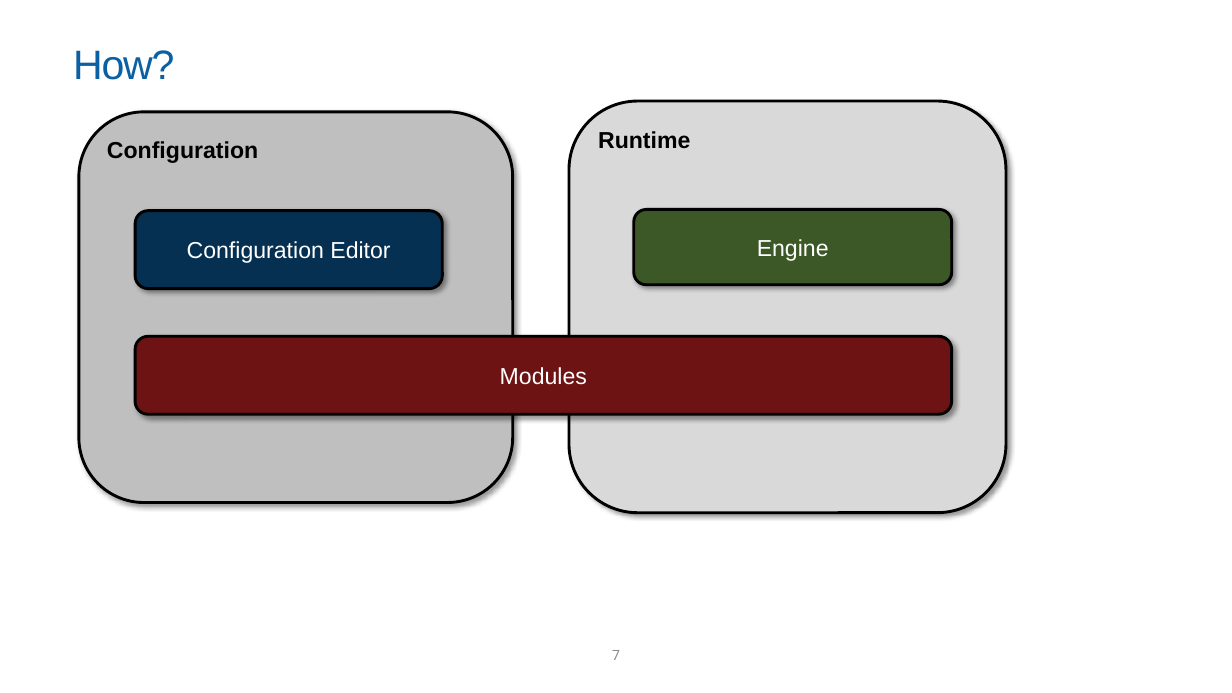
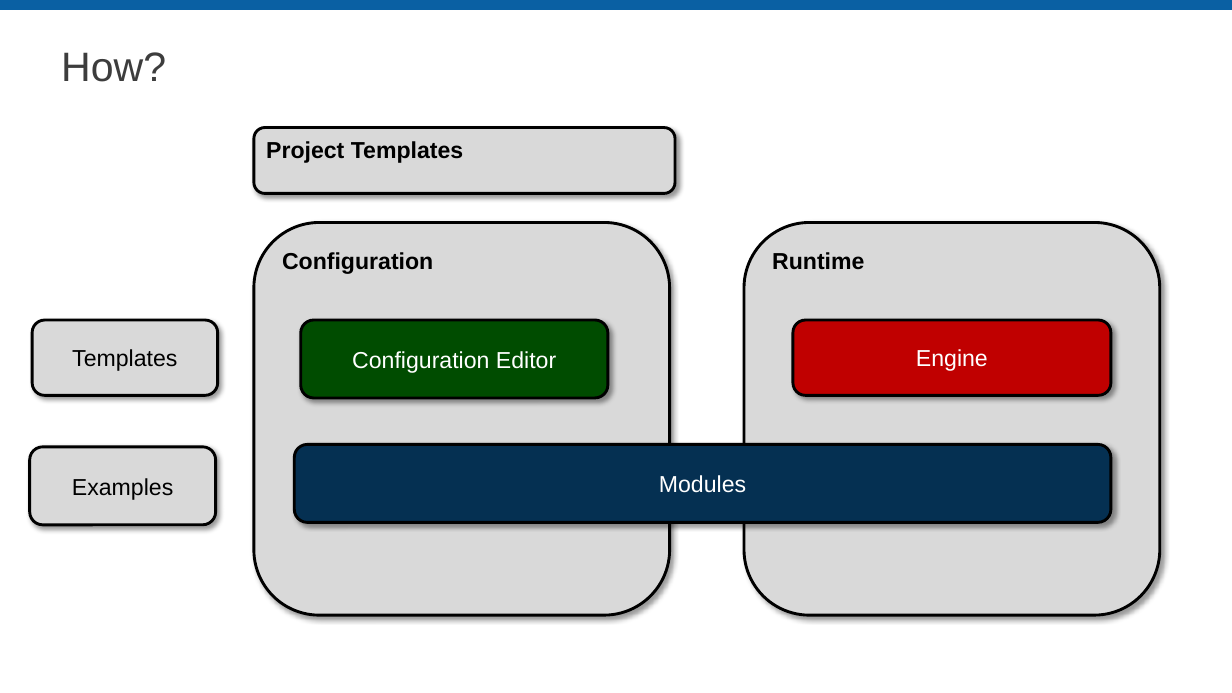
Before and after one commit to LabVIEW-DCAF/Documentation, a slide deck: slide 7 of Trunk/Presentations/A_Introduction to DCAF.pptx. Drawn at 1232x693 pixels with LibreOffice and Linux fonts; fonts in the diff are those of the drawing; background and template pictures are left out. Boxes give left, top, right and bottom in pixels: in the first picture for what was removed or moved away, otherwise in the second. Text is boxed around its words. In the diff, an @@ line names an element or a change of style, - is before the commit and + after.

Commit message:
Bringing changes from the Training to the Defaults
Cleaned up the templates, changed some of the graphs to match up with the content on the DCAF Training.

```diff
--- a/Trunk/Presentations/A_Introduction to DCAF.pptx
+++ b/Trunk/Presentations/A_Introduction to DCAF.pptx
@@ rectangle added at (x1=0, y1=0, x2=1232, y2=10), fill #0A60A3 @@
@@ title "How?" moved from (x1=73, y1=50, x2=174, y2=80) to (x1=61, y1=52, x2=166, y2=82) @@
@@ title "How?" at (x1=61, y1=52, x2=166, y2=82): text colour #0A60A3 to #3D3D3D, letter spacing -1 to 0 pt; line spacing 1 to 0.9 @@
@@ rounded rectangle added at (x1=254, y1=128, x2=676, y2=193), fill #D9D9D9, outline #000000 2.25 pt, 18 pt, text #000000, bold @@
+Project Templates
@@ rounded rectangle "Configuration" resized from (x1=79, y1=112, x2=513, y2=503) to (x1=254, y1=223, x2=670, y2=616) @@
@@ rounded rectangle "Configuration" at (x1=254, y1=223, x2=670, y2=616): fill #BFBFBF to #D9D9D9 @@
@@ rounded rectangle "Runtime" resized from (x1=569, y1=101, x2=1006, y2=513) to (x1=744, y1=223, x2=1160, y2=616) @@
@@ rounded rectangle added at (x1=32, y1=320, x2=218, y2=396), fill #D9D9D9, outline #000000 2.25 pt, 18 pt, text #000000 @@
+Templates
@@ rounded rectangle "Configuration Editor" moved from (x1=135, y1=211, x2=442, y2=288) to (x1=300, y1=320, x2=607, y2=397) @@
@@ rounded rectangle "Configuration Editor" at (x1=300, y1=320, x2=607, y2=397): fill #053052 to #004C00 @@
@@ rounded rectangle "Engine" moved from (x1=634, y1=210, x2=952, y2=286) to (x1=793, y1=320, x2=1111, y2=396) @@
@@ rounded rectangle "Engine" at (x1=793, y1=320, x2=1111, y2=396): fill #3C5827 to #C00000 @@
@@ rounded rectangle added at (x1=30, y1=447, x2=215, y2=525), fill #D9D9D9, outline #000000 2.25 pt, 18 pt, text #000000 @@
+Examples
@@ rounded rectangle "Modules" moved from (x1=135, y1=336, x2=952, y2=414) to (x1=295, y1=445, x2=1112, y2=522) @@
@@ rounded rectangle "Modules" at (x1=295, y1=445, x2=1112, y2=522): fill #6E1313 to #053052 @@
@@ page number removed at (x1=612, y1=650, x2=620, y2=660) @@
-7
```
Also in this commit, not shown: 26 other slides changed, 2 other files.
